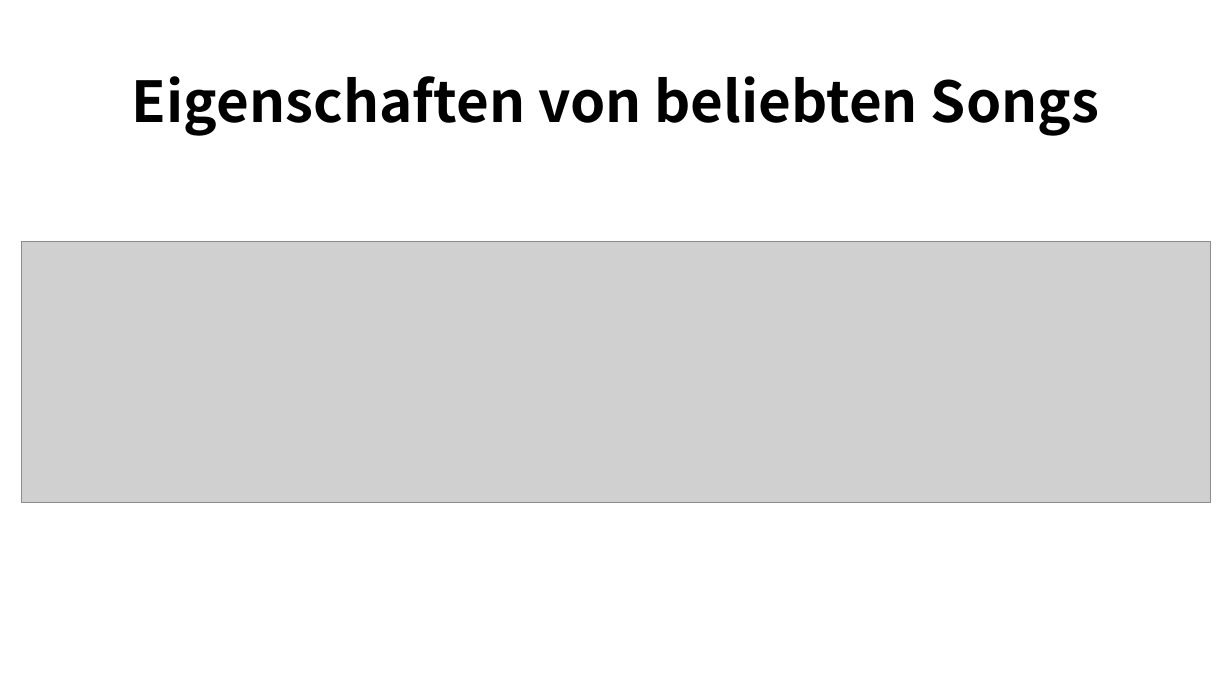
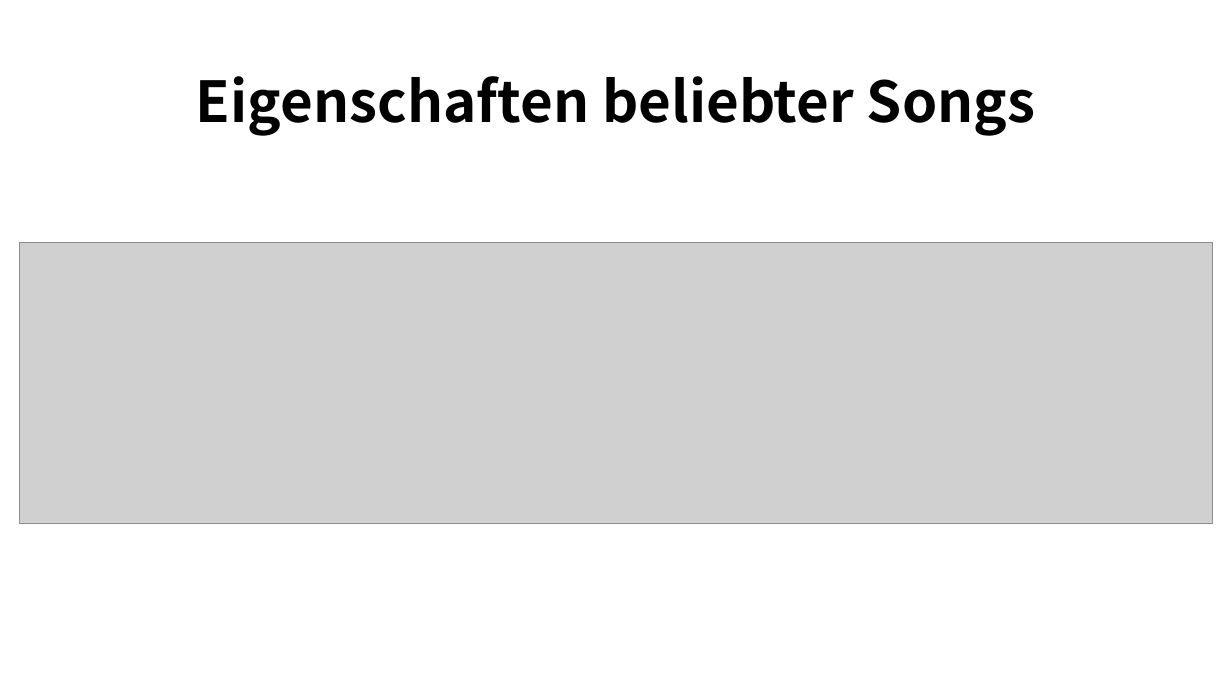
Before and after one commit to eric-kaufmann/spotify_analysis, a slide deck: slide 14 of spotify_analysis.pptx. Drawn at 1232x693 pixels with LibreOffice and Linux fonts; fonts in the diff are those of the drawing; grey boxes stand for pictures. Boxes give left, top, right and bottom in pixels: in the first picture for what was removed or moved away, otherwise in the second. Text is boxed around its words. In the diff, an @@ line names an element or a change of style, - is before the commit and + after.

```diff
--- a/spotify_analysis.pptx
+++ b/spotify_analysis.pptx
@@ title at <box>196,76,1035,136</box>: text changed @@
-Eigenschaften von beliebten Songs
+Eigenschaften beliebter Songs
@@ picture: place and size @@
-picture at <box>22,242,1211,503</box>
+picture at <box>19,242,1214,523</box>
```
Also in this commit, not shown: 3 other slides changed, 2 slides added, 2 slides removed, 1 other file.
